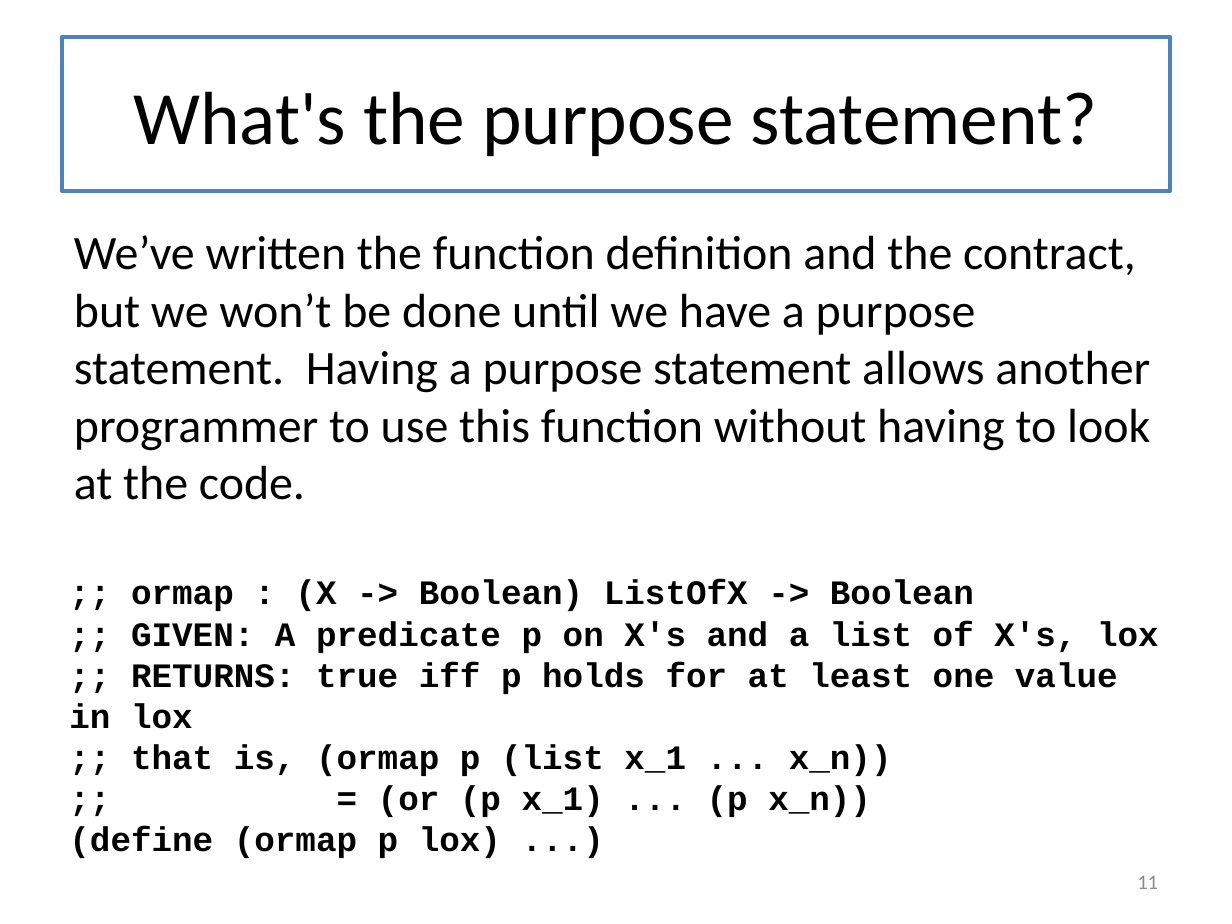
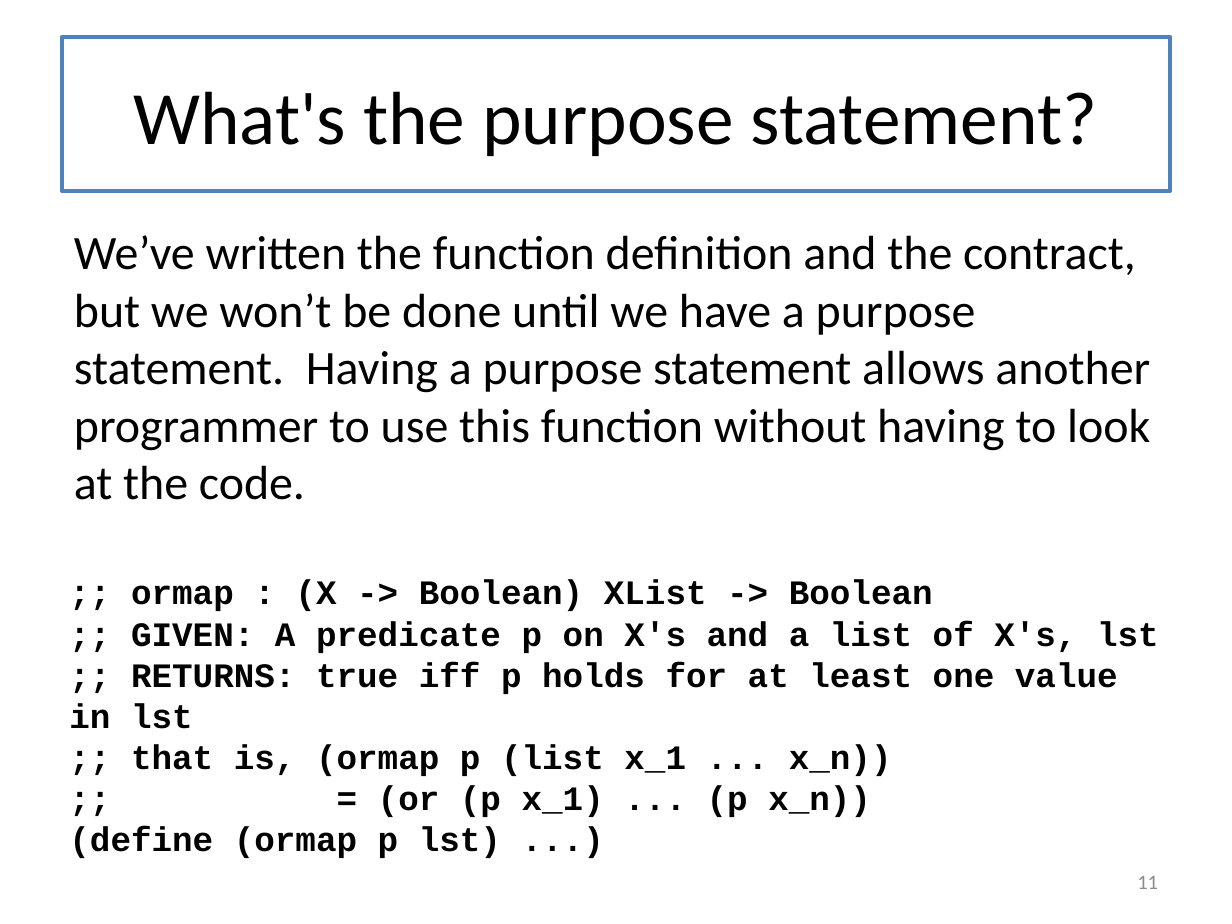
Before and after one commit to mwand/cs5010f17, a slide deck: slide 11 of Slides/Lesson 6.3 ormap, andmap, and filter.pptx. Drawn at 1232x924 pixels with LibreOffice and Linux fonts; fonts in the diff are those of the drawing. Boxes give left, top, right and bottom in pixels: in the first picture for what was removed or moved away, otherwise in the second. Text is boxed around its words. In the diff, an @@ line names an element or a change of style, - is before the commit and + after.

```diff
--- a/Slides/Lesson 6.3 ormap, andmap, and filter.pptx
+++ b/Slides/Lesson 6.3 ormap, andmap, and filter.pptx
@@ text at (69, 579, 1159, 817): text changed @@
-(define (ormap p lox) ...)
+(define (ormap p lst) ...)
@@ text at (69, 579, 1159, 729): text changed @@
-;; ormap : (X -> Boolean) ListOfX -> Boolean
-;; GIVEN: A predicate p on X's and a list of X's, lox
-;; RETURNS: true iff p holds for at least one value in lox
+;; ormap : (X -> Boolean) XList -> Boolean
+;; GIVEN: A predicate p on X's and a list of X's, lst
+;; RETURNS: true iff p holds for at least one value in lst
```
Also in this commit, not shown: 12 other slides changed, 21 other files.
